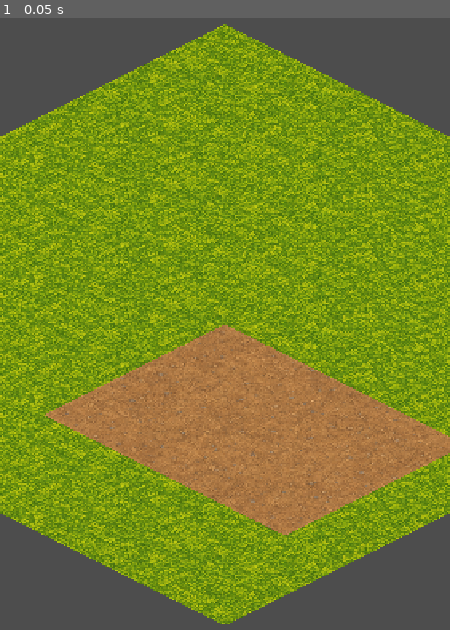
Above: before the commit, frame 1.
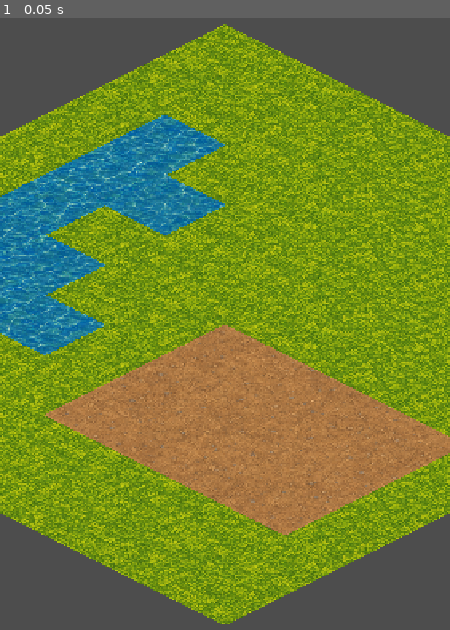
Above: after the commit, the same moment.

Repository: myadisak175-dotcom/liora-farm
Game: Godot game, scene res://scenes/main.tscn
The game is run twice, just before and just after one commit, with the same random seed, the same clock (stepped at 60 frames per second) and the same inputs.
Inputs:
- Up to frame 1 (0.05 s): no input

The runs differ from the first frame. In frame 1, 8.6% of the frame differs, in the area x 0-50%, y 15-56%.

Commit message:
Add portrait isometric grass, farm plot and river layout

Diff:
--- a/scenes/main.tscn
+++ b/scenes/main.tscn
@@ -16,6 +16,14 @@
 [ext_resource type="Texture2D" uid="uid://cuo8alofopkvt" path="res://assets/ground/dirt/dirt_04.png" id="14_yc10j"]
 [ext_resource type="Texture2D" uid="uid://7gciayhs07bw" path="res://assets/ground/dirt/dirt_02.png" id="15_jscy8"]
 [ext_resource type="Texture2D" uid="uid://ddaacqlodu7to" path="res://assets/ground/dirt/dirt_00.png" id="16_pm3ni"]
+[ext_resource type="Texture2D" uid="uid://bmb2bjp5q8nn7" path="res://assets/ground/water/water_00.png" id="17_y6deb"]
+[ext_resource type="Texture2D" uid="uid://cqiq35d74ht0s" path="res://assets/ground/water/water_05.png" id="18_og1vs"]
+[ext_resource type="Texture2D" uid="uid://c64jiu2pdsk31" path="res://assets/ground/water/water_02.png" id="19_2wyq8"]
+[ext_resource type="Texture2D" uid="uid://dc07yab8exxof" path="res://assets/ground/water/water_07.png" id="20_vxglm"]
+[ext_resource type="Texture2D" uid="uid://dljylpec86s4v" path="res://assets/ground/water/water_03.png" id="21_2f3dj"]
+[ext_resource type="Texture2D" uid="uid://btpm7xd5usybi" path="res://assets/ground/water/water_06.png" id="22_yq6so"]
+[ext_resource type="Texture2D" uid="uid://dq834r24arsqf" path="res://assets/ground/water/water_01.png" id="23_fv21b"]
+[ext_resource type="Texture2D" uid="uid://dinnbg02bjyjn" path="res://assets/ground/water/water_04.png" id="24_tel4y"]
 
 [node name="Main" type="Node2D" unique_id=59100720]
 metadata/_edit_vertical_guides_ = [108.0]
@@ -586,3 +594,65 @@
 texture_filter = 1
 position = Vector2(672, 928)
 texture = ExtResource("15_jscy8")
+
+[node name="WaterRiver" type="Node2D" parent="." unique_id=2001391448]
+
+[node name="Water_02_01" type="Sprite2D" parent="WaterRiver" unique_id=996955506]
+texture_filter = 1
+position = Vector2(480, 352)
+texture = ExtResource("17_y6deb")
+
+[node name="Water_03_01" type="Sprite2D" parent="WaterRiver" unique_id=1756728525]
+texture_filter = 1
+position = Vector2(384, 400)
+texture = ExtResource("18_og1vs")
+
+[node name="Water_03_02" type="Sprite2D" parent="WaterRiver" unique_id=248840130]
+texture_filter = 1
+position = Vector2(480, 448)
+texture = ExtResource("19_2wyq8")
+
+[node name="Water_04_01" type="Sprite2D" parent="WaterRiver" unique_id=329224179]
+texture_filter = 1
+position = Vector2(288, 448)
+texture = ExtResource("20_vxglm")
+
+[node name="Water_05_01" type="Sprite2D" parent="WaterRiver" unique_id=1951935428]
+texture_filter = 1
+position = Vector2(192, 496)
+texture = ExtResource("21_2f3dj")
+
+[node name="Water_05_02" type="Sprite2D" parent="WaterRiver" unique_id=793265367]
+texture_filter = 1
+position = Vector2(288, 544)
+texture = ExtResource("22_yq6so")
+
+[node name="Water_06_02" type="Sprite2D" parent="WaterRiver" unique_id=687818369]
+texture_filter = 1
+position = Vector2(192, 592)
+texture = ExtResource("23_fv21b")
+
+[node name="Water_06_03" type="Sprite2D" parent="WaterRiver" unique_id=770490213]
+texture_filter = 1
+position = Vector2(288, 640)
+texture = ExtResource("24_tel4y")
+
+[node name="Water_07_02" type="Sprite2D" parent="WaterRiver" unique_id=1422193124]
+texture_filter = 1
+position = Vector2(96, 640)
+texture = ExtResource("22_yq6so")
+
+[node name="Water_08_02" type="Sprite2D" parent="WaterRiver" unique_id=1398768644]
+texture_filter = 1
+position = Vector2(0, 688)
+texture = ExtResource("19_2wyq8")
+
+[node name="Water_08_03" type="Sprite2D" parent="WaterRiver" unique_id=1247029428]
+texture_filter = 1
+position = Vector2(96, 736)
+texture = ExtResource("20_vxglm")
+
+[node name="Water_09_03" type="Sprite2D" parent="WaterRiver" unique_id=894269639]
+texture_filter = 1
+position = Vector2(0, 784)
+texture = ExtResource("17_y6deb")
Binary file added: assets/ground/water/water_00.png
Binary file added: assets/ground/water/water_01.png
Binary file added: assets/ground/water/water_02.png
Binary file added: assets/ground/water/water_03.png
Binary file added: assets/ground/water/water_04.png
Binary file added: assets/ground/water/water_05.png
Binary file added: assets/ground/water/water_06.png
Binary file added: assets/ground/water/water_07.png
